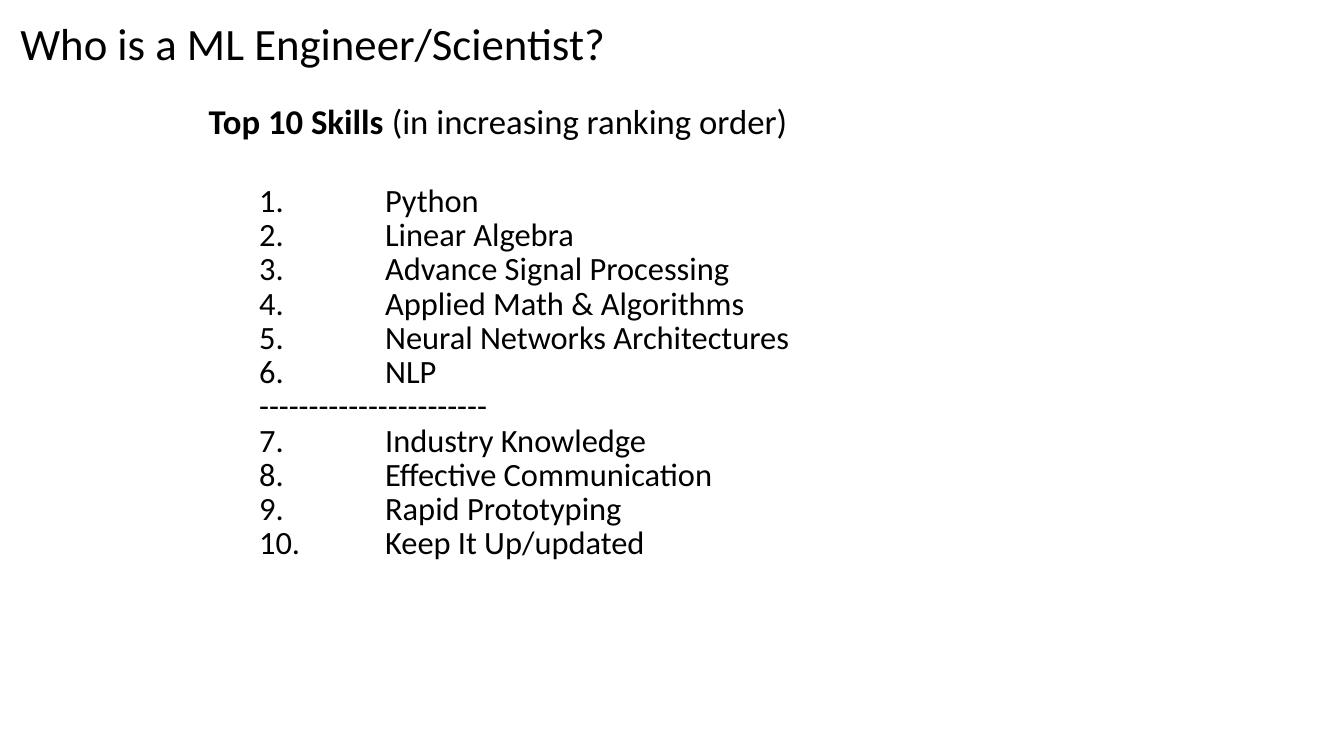
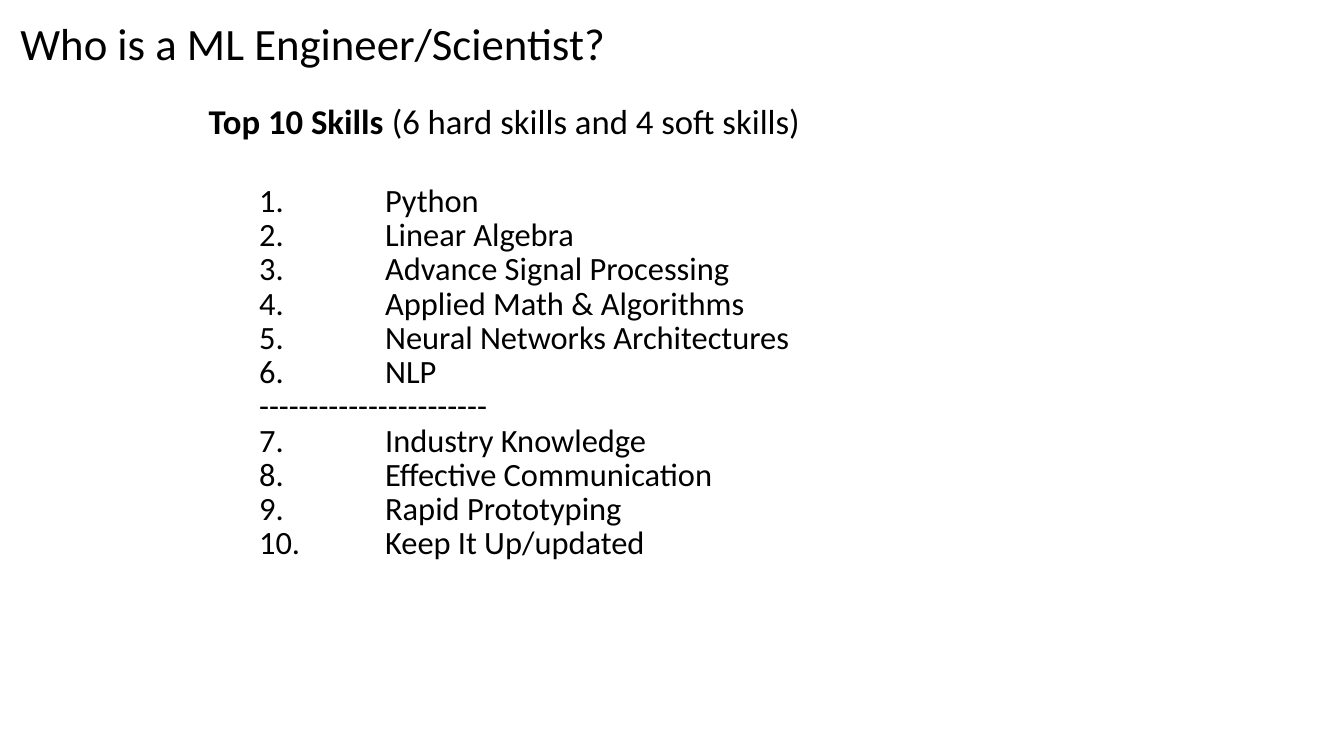
Before and after one commit to renshan2/accesspy, a slide deck: slide 3 of AI-ML-DL/Machine Learning.pptx (slide 9 before the commit). Drawn at 1344x756 pixels with LibreOffice and Linux fonts; fonts in the diff are those of the drawing. Boxes give left, top, right and bottom in pixels: in the first picture for what was removed or moved away, otherwise in the second. Text is boxed around its words. In the diff, an @@ line names an element or a change of style, - is before the commit and + after.

```diff
--- a/AI-ML-DL/Machine Learning.pptx
+++ b/AI-ML-DL/Machine Learning.pptx
@@ subtitle at bbox=[209, 108, 799, 140]: text changed @@
-Top 10 Skills (in increasing ranking order)
+Top 10 Skills (6 hard skills and 4 soft skills)
```
Also in this commit, not shown: 2 other slides changed, 1 slide added.
